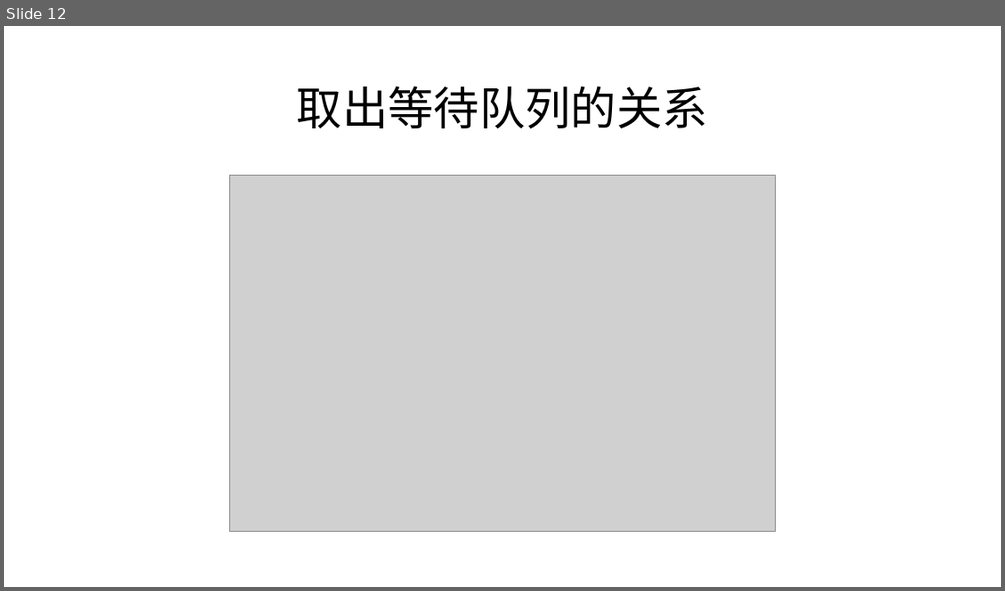
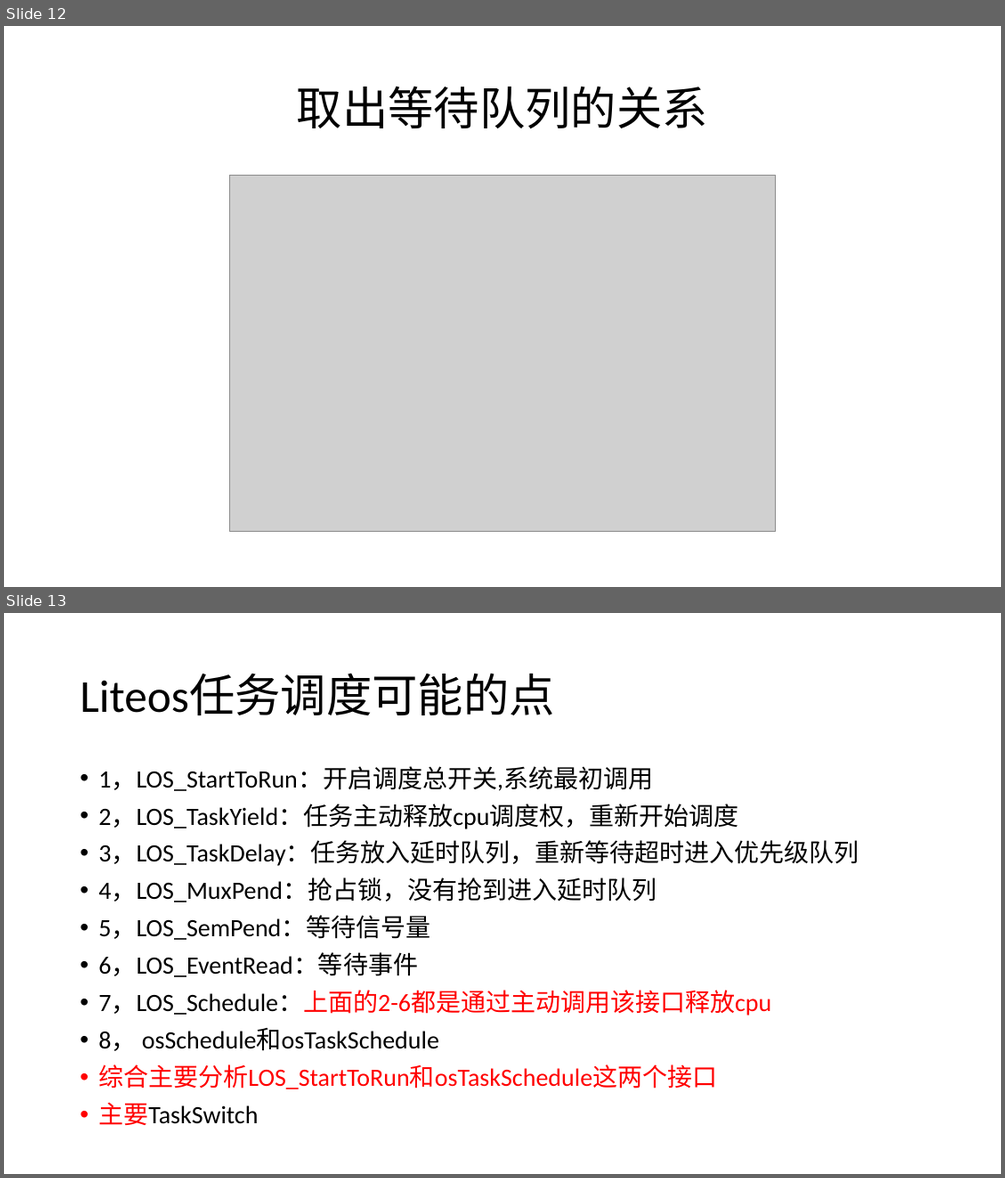
Before and after one commit to Jinpeng-He/LiteOS_Kernel, a slide deck: visio/操作系统简介.pptx. Shown one above the other, each under a label of ours: slide 12 before the commit, slides 12 and 13 after it. The pictures are 1005x591 and 1005x1178 pixels, drawn with LibreOffice and Linux fonts; fonts in the diff are those of the drawing; grey boxes stand for pictures. Boxes give left, top, right and bottom in pixels: in the first picture for what was removed or moved away, otherwise in the second. Text is boxed around its words. In the diff, an @@ line names an element or a change of style, - is before the commit and + after.

Commit message:
添加任务调度的注释

```diff
--- a/visio/操作系统简介.pptx
+++ b/visio/操作系统简介.pptx
@@ slide 13 added at bbox=[4, 613, 1001, 1174], background #FFFFFF @@
@@ title added at bbox=[80, 674, 554, 715], 44 pt, text #000000 @@
+Liteos任务调度可能的点
@@ text added at bbox=[98, 766, 858, 1125], 24 pt, text #000000 @@
+• 1，LOS_StartToRun：开启调度总开关,系统最初调用
+• 2，LOS_TaskYield：任务主动释放cpu调度权，重新开始调度
+• 3，LOS_TaskDelay：任务放入延时队列，重新等待超时进入优先级队列
+• 4，LOS_MuxPend：抢占锁，没有抢到进入延时队列
+• 5，LOS_SemPend：等待信号量
+• 6，LOS_EventRead：等待事件
+• 7，LOS_Schedule：上面的2-6都是通过主动调用该接口释放cpu
+• 8， osSchedule和osTaskSchedule
+• 综合主要分析LOS_StartToRun和osTaskSchedule这两个接口
+• 主要TaskSwitch
```
Also in this commit, not shown: 1 other file.
